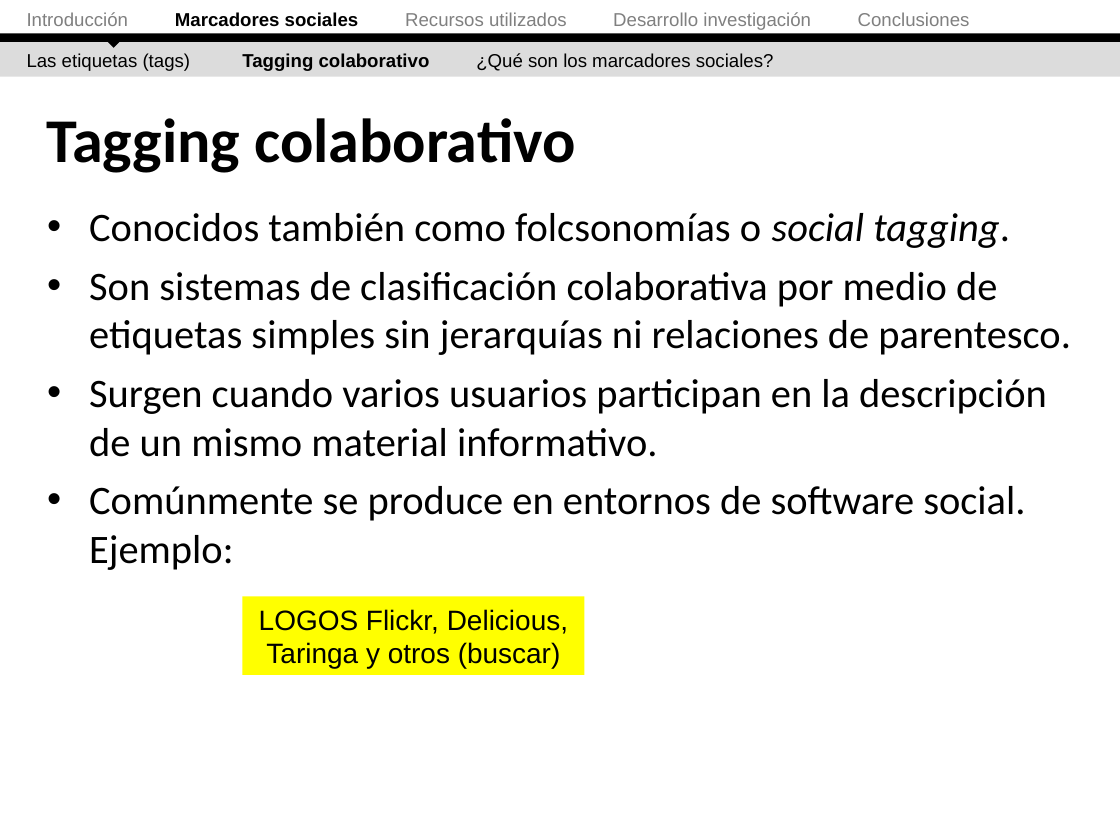
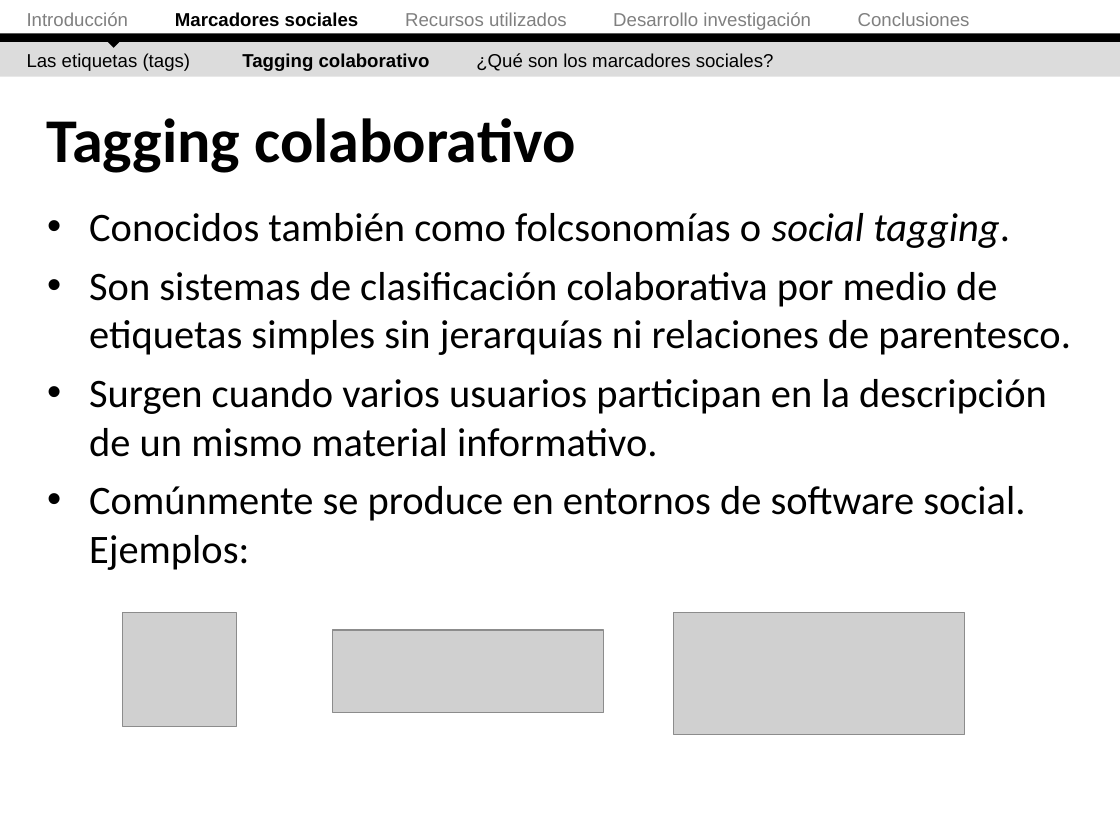
Before and after one commit to ak907kenai/nicotournetesis, a slide deck: slide 13 of docs_trunk/Presentación/Nicolás Tourné - Presentación Tesis (v2.1).ppt. Drawn at 1120x840 pixels with LibreOffice and Linux fonts; fonts in the diff are those of the drawing; grey boxes stand for pictures. Boxes give left, top, right and bottom in pixels: in the first picture for what was removed or moved away, otherwise in the second. Text is boxed around its words. In the diff, an @@ line names an element or a change of style, - is before the commit and + after.

```diff
--- a/docs_trunk/Presentación/Nicolás Tourné - Presentación Tesis (v2.1).ppt
+++ b/docs_trunk/Presentación/Nicolás Tourné - Presentación Tesis (v2.1).ppt
@@ text at bbox=[89, 486, 1025, 570]: text changed @@
-• Comúnmente se produce en entornos de software social. Ejemplo:
+• Comúnmente se produce en entornos de software social. Ejemplos:
@@ rectangle removed at bbox=[242, 596, 584, 674] @@
-LOGOS Flickr, Delicious, Taringa y otros (buscar)
@@ picture added at bbox=[122, 613, 236, 727] @@
@@ picture added at bbox=[674, 613, 965, 735] @@
@@ picture added at bbox=[333, 631, 604, 712] @@
```
Also in this commit, not shown: 20 other slides changed, 6 slides added, 1 other file.
